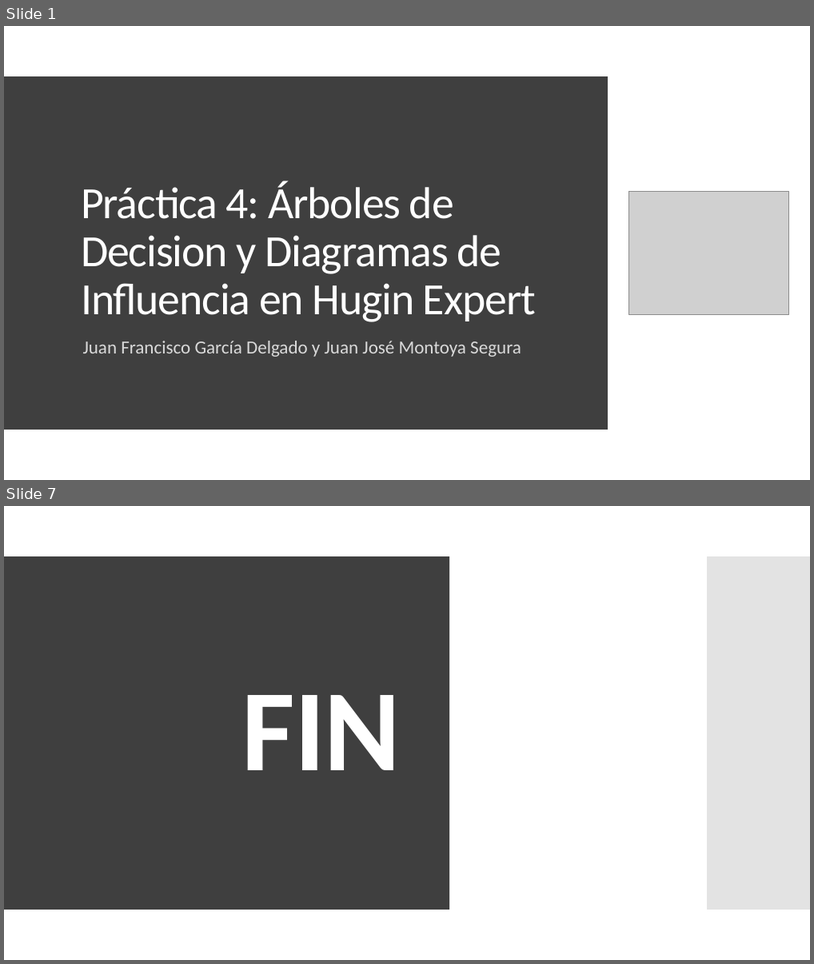
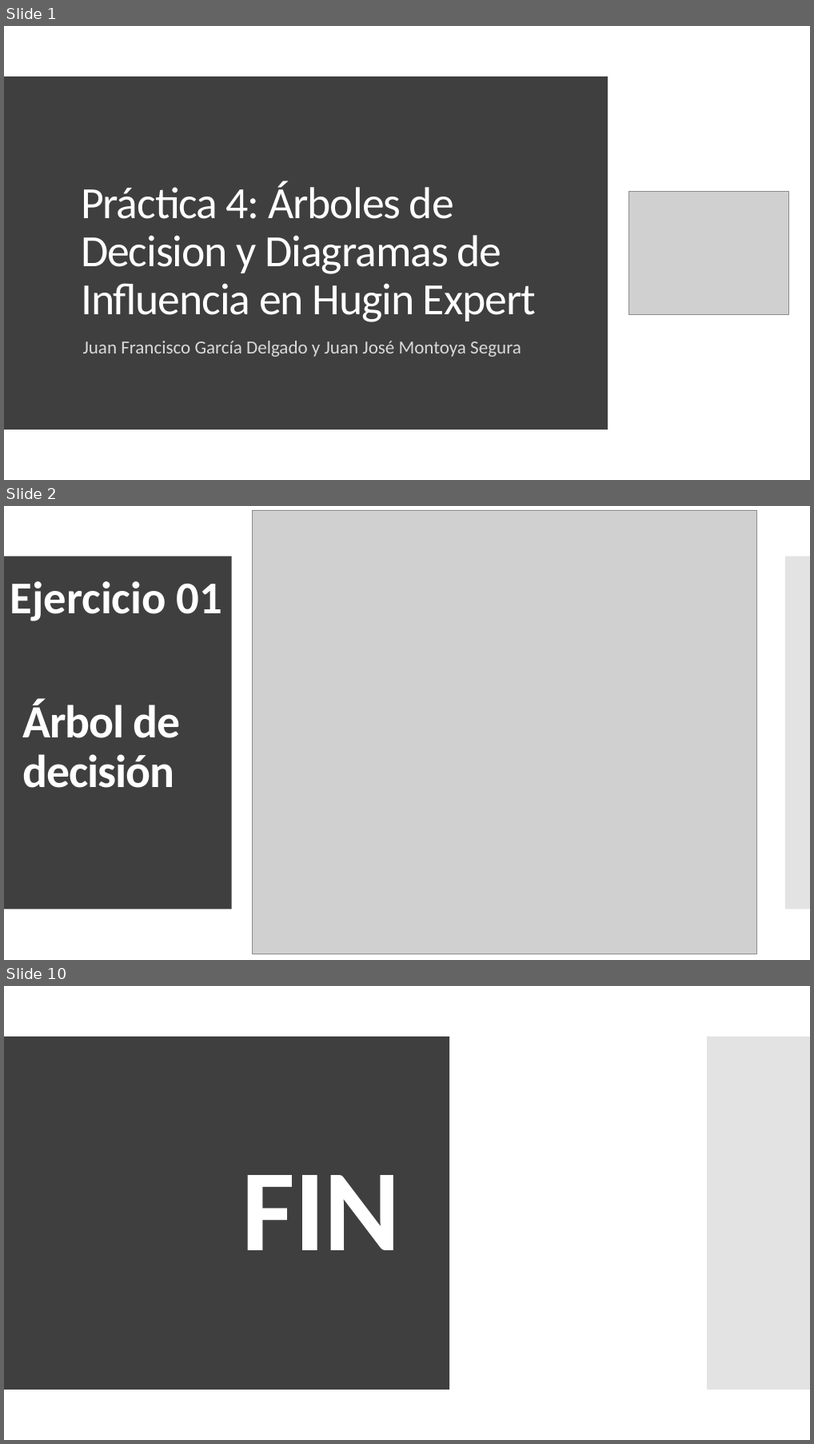
Before and after one commit to Juanfragar/Fiabilidad-y-gestion-de-riesgos, a slide deck: Practica 04/PRESENTACION.pptx. Shown one above the other, each under a label of ours: slides 1 and 7 before the commit, slides 1, 2 and 10 after it; the slides between them are not shown. The pictures are 814x964 and 814x1444 pixels, drawn with LibreOffice and Linux fonts; fonts in the diff are those of the drawing; grey boxes stand for pictures. Boxes give left, top, right and bottom in pixels: in the first picture for what was removed or moved away, otherwise in the second. Text is boxed around its words. In the diff, an @@ line names an element or a change of style, - is before the commit and + after.

```diff
--- a/Practica 04/PRESENTACION.pptx
+++ b/Practica 04/PRESENTACION.pptx
@@ slide 2 added at (4,506,810,960), background #FFFFFF; not listed: 2 template elements that a slide beside it also shows @@
@@ picture added at (253,510,758,954) @@
@@ text added at (10,581,222,621), 54 pt, text #FFFFFF, bold @@
+Ejercicio 01
@@ title added at (22,700,181,788), 55 pt, text #FFFFFF, bold @@
+Árbol de decisión
@@ what was slide 7 is now slide 10 @@
```
Also in this commit, not shown: 4 slides changed, 3 other slides added, 1 slide removed, 4 other files.
